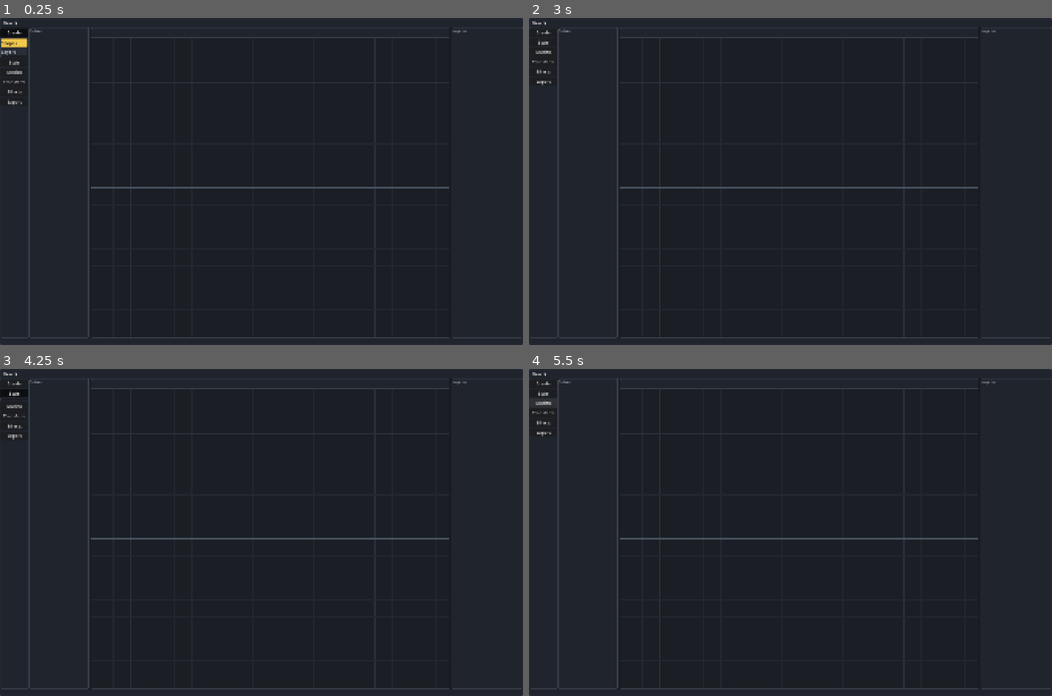
Above: before the commit, frames 1-4 (two rows, left to right).
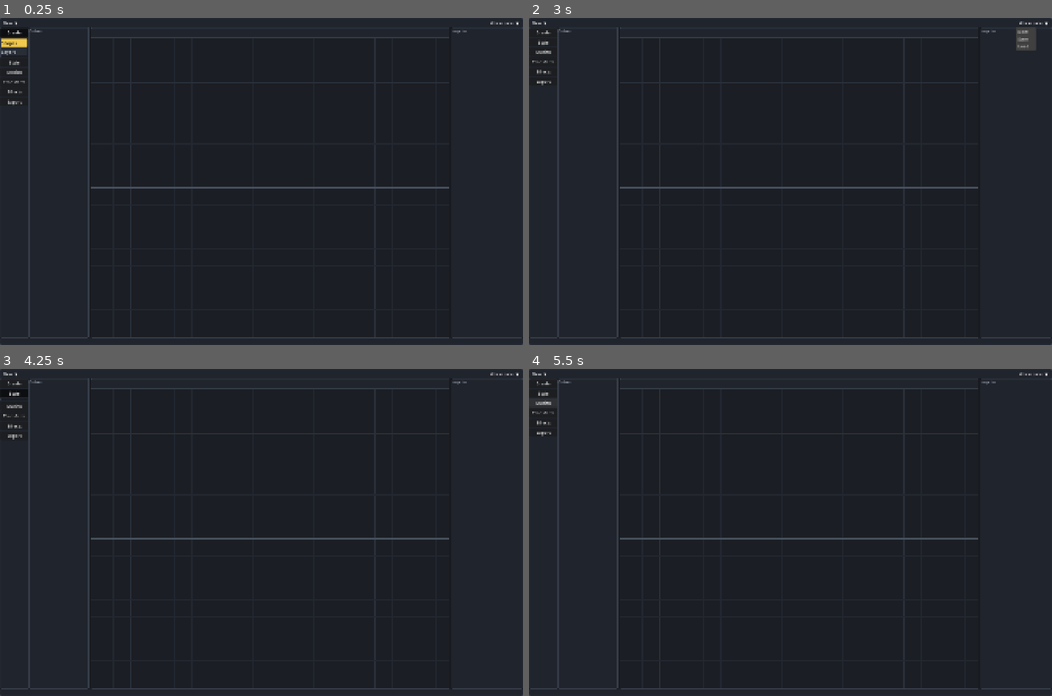
Above: after the commit, the same moments.

Repository: umut144/PolyPixar
Game: Godot game, scene res://scenes/main.tscn
Same seed, same stepped clock (60 frames per second), same inputs: the game is played once before the commit and once after it.
Inputs (mouse positions are in pixels of both pictures, inside the frame that each line leads up to):
- Up to frame 1 (0.25 s): no input
- Up to frame 2 (3 s): click "Create" at 0.5 s; click "New ▼" at 1.25 s; click "New ▼" at 2 s; click (1031, 24) at 2.75 s, where only the run after the commit has a clickable "Workspace ▼"
- Up to frame 3 (4.25 s): click "Style" at 3.5 s
- Up to frame 4 (5.5 s): click "Motion" at 4.25 s; click "Motion" at 5 s

The runs differ from the first frame. In frame 1, less than 0.1% of the frame differs, in the area x 93-100%, y 1-3%; in frame 2, 0.3%, in the area x 93-100%, y 1-10%; in frame 3, less than 0.1%; in frame 4, less than 0.1%.

Commit message:
feat: add workspace serialization

Diff:
--- a/scripts/main.gd
+++ b/scripts/main.gd
@@ -2,6 +2,8 @@
 
 const CREATE_SUBMODULES := ["Shapes", "Layers"]
 const INACTIVE_MODULES := ["Style", "Motion", "Transform", "Effects", "Export"]
+const WORKSPACES_ROOT := "res://workspaces"
+const CONFIG_PATH := "res://configs/app_config.json"
 
 var active_create_submodule := "Shapes"
 var outliner_list: VBoxContainer
@@ -26,6 +28,12 @@
 var active_draw_tool := ""
 var active_state := ""
 var active_edit_mode := "select"
+var workspace_name := ""
+var workspace_name_dialog: ConfirmationDialog
+var workspace_name_input: LineEdit
+var load_workspace_dialog: ConfirmationDialog
+var workspace_list: ItemList
+var pending_save_after_new := false
 
 
 func _ready() -> void:
@@ -33,6 +41,15 @@
 	_render_outliner()
 	_render_inspector()
 	_render_canvas_context()
+	_load_last_workspace()
+
+
+func _load_last_workspace() -> void:
+	var config_data = _read_json(CONFIG_PATH)
+	if config_data is Dictionary:
+		var last_workspace := str(config_data.get("last_workspace", ""))
+		if not last_workspace.is_empty():
+			_load_workspace(last_workspace)
 
 
 func _unhandled_key_input(event: InputEvent) -> void:
@@ -91,6 +108,19 @@
 	new_popup.add_item("Texture")
 	new_popup.id_pressed.connect(_on_new_menu_id)
 	toolbar.add_child(new_menu)
+	var toolbar_spacer := Control.new()
+	toolbar_spacer.size_flags_horizontal = Control.SIZE_EXPAND_FILL
+	toolbar.add_child(toolbar_spacer)
+	var workspace_menu := MenuButton.new()
+	workspace_menu.text = "Workspace  ▼"
+	workspace_menu.custom_minimum_size = Vector2(132, 32)
+	workspace_menu.focus_mode = Control.FOCUS_NONE
+	var workspace_popup := workspace_menu.get_popup()
+	workspace_popup.add_item("New")
+	workspace_popup.add_item("Save")
+	workspace_popup.add_item("Load")
+	workspace_popup.id_pressed.connect(_on_workspace_menu_id)
+	toolbar.add_child(workspace_menu)
 
 	var workspace_row := HBoxContainer.new()
 	workspace_row.size_flags_vertical = Control.SIZE_EXPAND_FILL
@@ -186,6 +216,7 @@
 
 	_create_asset_dialog()
 	_create_component_dialog()
+	_create_workspace_dialogs()
 
 
 func _create_panel(background_color := Color("#20242c")) -> PanelContainer:
@@ -243,9 +274,256 @@
 	add_child(component_dialog)
 
 
+func _create_workspace_dialogs() -> void:
+	workspace_name_dialog = ConfirmationDialog.new()
+	workspace_name_dialog.title = "New Workspace"
+	workspace_name_dialog.dialog_text = "Enter a workspace name"
+	workspace_name_dialog.ok_button_text = "Create"
+	workspace_name_dialog.size = Vector2i(360, 160)
+	workspace_name_dialog.confirmed.connect(_confirm_new_workspace)
+	workspace_name_input = LineEdit.new()
+	workspace_name_input.placeholder_text = "Workspace name"
+	workspace_name_input.custom_minimum_size = Vector2(320, 32)
+	workspace_name_input.focus_mode = Control.FOCUS_ALL
+	workspace_name_input.text_submitted.connect(_submit_workspace_name)
+	workspace_name_dialog.add_child(workspace_name_input)
+	add_child(workspace_name_dialog)
+
+	load_workspace_dialog = ConfirmationDialog.new()
+	load_workspace_dialog.title = "Load Workspace"
+	load_workspace_dialog.dialog_text = "Select a workspace"
+	load_workspace_dialog.ok_button_text = "Load"
+	load_workspace_dialog.size = Vector2i(420, 320)
+	load_workspace_dialog.confirmed.connect(_load_selected_workspace)
+	workspace_list = ItemList.new()
+	workspace_list.custom_minimum_size = Vector2(380, 220)
+	workspace_list.size_flags_vertical = Control.SIZE_EXPAND_FILL
+	workspace_list.item_activated.connect(_load_selected_workspace)
+	load_workspace_dialog.add_child(workspace_list)
+	add_child(load_workspace_dialog)
+
+
 func _on_new_menu_id(id: int) -> void:
 	if id == 0:
 		_open_new_asset_dialog()
+
+
+func _on_workspace_menu_id(id: int) -> void:
+	if id == 0:
+		_open_new_workspace_dialog(false)
+	elif id == 1:
+		_save_workspace()
+	elif id == 2:
+		_open_load_workspace_dialog()
+
+
+func _open_new_workspace_dialog(save_after_creation: bool) -> void:
+	pending_save_after_new = save_after_creation
+	workspace_name_input.text = ""
+	workspace_name_dialog.dialog_text = "Enter a workspace name"
+	workspace_name_dialog.popup_centered()
+	workspace_name_input.grab_focus()
+
+
+func _submit_workspace_name(_submitted_text: String) -> void:
+	_confirm_new_workspace()
+
+
+func _confirm_new_workspace() -> void:
+	var should_save := pending_save_after_new
+	var new_name := workspace_name_input.text.strip_edges()
+	if new_name.is_empty():
+		new_name = _next_default_workspace_name()
+	new_name = _sanitize_workspace_name(new_name)
+	workspace_name = new_name
+	assets.clear()
+	selected_asset_id = ""
+	selected_component_id = ""
+	expanded_assets.clear()
+	next_asset_id = 1
+	next_component_id = 1
+	active_state = ""
+	pending_save_after_new = false
+	workspace_name_dialog.hide()
+	_render_outliner()
+	_render_inspector()
+	_render_canvas_context()
+	if should_save:
+		_save_workspace()
+
+
+func _open_load_workspace_dialog() -> void:
+	workspace_list.clear()
+	var names := _list_workspace_names()
+	for name in names:
+		workspace_list.add_item(name)
+		workspace_list.set_item_metadata(workspace_list.item_count - 1, name)
+	if workspace_list.item_count > 0:
+		workspace_list.select(0)
+	load_workspace_dialog.popup_centered()
+	workspace_list.grab_focus()
+
+
+func _load_selected_workspace(_index := -1) -> void:
+	var selected_indices := workspace_list.get_selected_items()
+	if selected_indices.is_empty():
+		return
+	var index := selected_indices[0]
+	var name := str(workspace_list.get_item_metadata(index))
+	if _load_workspace(name):
+		load_workspace_dialog.hide()
+
+
+func _list_workspace_names() -> Array[String]:
+	var names: Array[String] = []
+	var directory := DirAccess.open(WORKSPACES_ROOT)
+	if directory == null:
+		return names
+	directory.list_dir_begin()
+	var entry := directory.get_next()
+	while not entry.is_empty():
+		if directory.current_is_dir() and not entry.begins_with(".") and FileAccess.file_exists("%s/%s/workspace.json" % [WORKSPACES_ROOT, entry]):
+			names.append(entry)
+		entry = directory.get_next()
+	directory.list_dir_end()
+	names.sort()
+	return names
+
+
+func _next_default_workspace_name() -> String:
+	var existing := _list_workspace_names()
+	var index := 1
+	while existing.has("workspace%02d" % index):
+		index += 1
+	return "workspace%02d" % index
+
+
+func _sanitize_workspace_name(value: String) -> String:
+	var sanitized := value.strip_edges()
+	for character in ["/", "\\", ":"]:
+		sanitized = sanitized.replace(character, "_")
+	if sanitized == "." or sanitized == ".." or sanitized.is_empty():
+		return _next_default_workspace_name()
+	return sanitized
+
+
+func _save_workspace() -> void:
+	if workspace_name.is_empty():
+		_open_new_workspace_dialog(true)
+		return
+	var workspace_root := "%s/%s" % [WORKSPACES_ROOT, workspace_name]
+	DirAccess.make_dir_recursive_absolute(ProjectSettings.globalize_path("%s/assets" % workspace_root))
+	var asset_ids: Array[String] = []
+	for asset in assets:
+		var asset_id := str(asset["id"])
+		asset_ids.append(asset_id)
+		var asset_root := "%s/assets/%s" % [workspace_root, asset_id]
+		DirAccess.make_dir_recursive_absolute(ProjectSettings.globalize_path(asset_root))
+		var asset_data := {
+			"format_version": 1,
+			"id": asset_id,
+			"name": str(asset["name"]),
+			"components": []
+		}
+		for component in asset["components"]:
+			asset_data["components"].append({
+				"id": str(component["id"]),
+				"name": str(component["name"]),
+				"outer_shape": _serialize_points(component["outer_shape"])
+			})
+		_write_json("%s/asset.json" % asset_root, asset_data)
+	_write_json("%s/workspace.json" % workspace_root, {
+		"format_version": 1,
+		"name": workspace_name,
+		"assets": asset_ids
+	})
+	_write_json(CONFIG_PATH, {"format_version": 1, "last_workspace": workspace_name})
+
+
+func _load_workspace(name: String) -> bool:
+	var workspace_root := "%s/%s" % [WORKSPACES_ROOT, name]
+	var workspace_data = _read_json("%s/workspace.json" % workspace_root)
+	if not workspace_data is Dictionary:
+		return false
+	var loaded_assets: Array[Dictionary] = []
+	for asset_id_variant in workspace_data.get("assets", []):
+		var asset_id := str(asset_id_variant)
+		var asset_data = _read_json("%s/assets/%s/asset.json" % [workspace_root, asset_id])
+		if not asset_data is Dictionary:
+			continue
+		var components: Array[Dictionary] = []
+		for component_data in asset_data.get("components", []):
+			if not component_data is Dictionary:
+				continue
+			components.append({
+				"id": str(component_data.get("id", "")),
+				"name": str(component_data.get("name", "Component")),
+				"outer_shape": _deserialize_points(component_data.get("outer_shape", []))
+			})
+		loaded_assets.append({
+			"id": str(asset_data.get("id", asset_id)),
+			"name": str(asset_data.get("name", asset_id)),
+			"components": components
+		})
+	assets = loaded_assets
+	workspace_name = str(workspace_data.get("name", name))
+	selected_asset_id = ""
+	selected_component_id = ""
+	expanded_assets.clear()
+	for asset in assets:
+		expanded_assets[str(asset["id"])] = false
+	_update_next_ids()
+	active_state = ""
+	_render_outliner()
+	_render_inspector()
+	_render_canvas_context()
+	_write_json(CONFIG_PATH, {"format_version": 1, "last_workspace": workspace_name})
+	return true
+
+
+func _serialize_points(points: Array) -> Array:
+	var serialized: Array = []
+	for point in points:
+		serialized.append([point.x, point.y])
+	return serialized
+
+
+func _deserialize_points(points: Array) -> Array[Vector2]:
+	var deserialized: Array[Vector2] = []
+	for point in points:
+		if point is Array and point.size() >= 2:
+			deserialized.append(Vector2(float(point[0]), float(point[1])))
+	return deserialized
+
+
+func _write_json(path: String, data: Dictionary) -> void:
+	DirAccess.make_dir_recursive_absolute(ProjectSettings.globalize_path(path.get_base_dir()))
+	var file := FileAccess.open(path, FileAccess.WRITE)
+	if file != null:
+		file.store_string(JSON.stringify(data, "\t"))
+
+
+func _read_json(path: String):
+	if not FileAccess.file_exists(path):
+		return null
+	var file := FileAccess.open(path, FileAccess.READ)
+	if file == null:
+		return null
+	return JSON.parse_string(file.get_as_text())
+
+
+func _update_next_ids() -> void:
+	next_asset_id = 1
+	next_component_id = 1
+	for asset in assets:
+		next_asset_id = maxi(next_asset_id, _id_suffix_number(str(asset["id"])) + 1)
+		for component in asset["components"]:
+			next_component_id = maxi(next_component_id, _id_suffix_number(str(component["id"])) + 1)
+
+
+func _id_suffix_number(identifier: String) -> int:
+	var suffix := identifier.get_slice("_", identifier.get_slice_count("_") - 1)
+	return suffix.to_int()
 
 
 func _render_context_bar() -> void:
Not shown, changed: docs/AI_CONTEXT.md
Not shown, changed: docs/MVP_CHECKLIST.md
